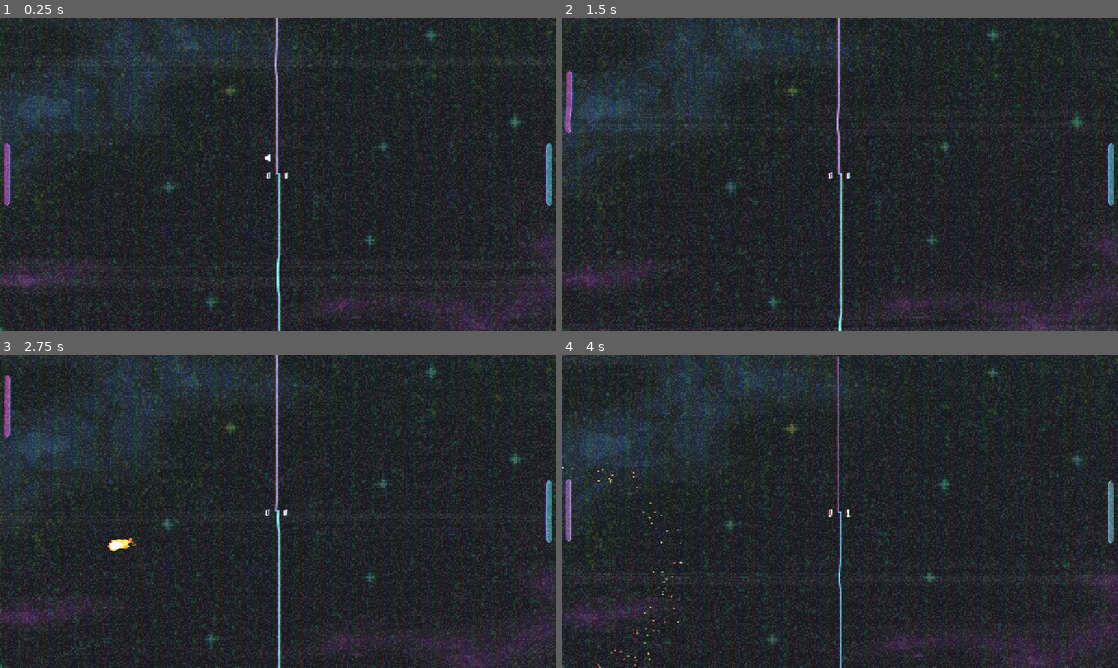
Above: before the commit, frames 1-4 (two rows, left to right).
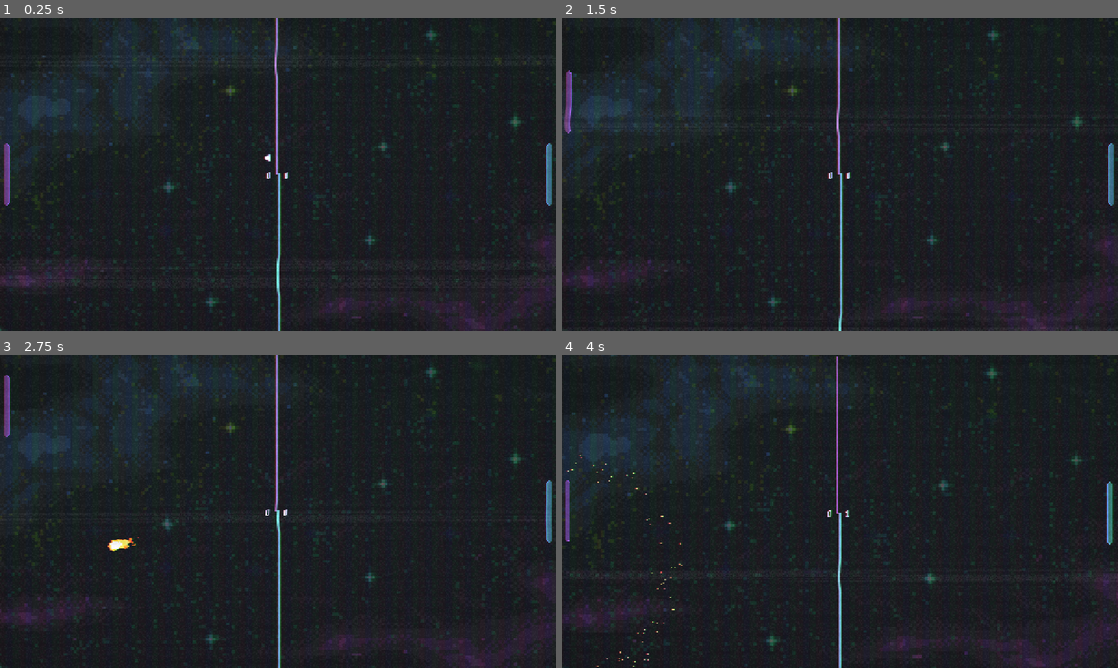
Above: after the commit, the same moments.

Repository: spookystevee/20-games-challenge
Game: Godot game, scene res://scenes/game.tscn
The game is run twice, just before and just after one commit, with the same random seed, the same clock (stepped at 60 frames per second) and the same inputs.
Inputs:
- Up to frame 1 (0.25 s): no input
- Up to frame 2 (1.5 s): hold W (P1Up) 0.53-1.28 s; hold S (P1Down) from 1.28 s (still down)
- Up to frame 3 (2.75 s): release S (P1Down) at 2.03 s; hold W (P1Up) from 2.03 s (still down)
- Up to frame 4 (4 s): release W (P1Up) at 3.53 s; hold S (P1Down) from 3.53 s (still down)

The runs differ from the first frame. In frame 1, 3.0% of the frame differs, in the area x 0-100%, y 0-100%; in frame 2, 3.0%; in frame 3, 2.9%; in frame 4, 18%.

Commit message:
feat: improvement to combo sound

Diff:
--- a/pong/scenes/paddle.tscn
+++ b/pong/scenes/paddle.tscn
@@ -3,7 +3,7 @@
 [ext_resource type="Script" uid="uid://c0yhhvf0asknq" path="res://scripts/paddle.gd" id="1_0sbc1"]
 [ext_resource type="Texture2D" uid="uid://7mhtaxel0t7x" path="res://sprites/PaddleP1.png" id="2_pacq5"]
 [ext_resource type="Script" uid="uid://cl2imbio1cgkr" path="res://scripts/player_controller.gd" id="2_y7wee"]
-[ext_resource type="AudioStream" uid="uid://clmjil5wns4yu" path="res://sounds/hit.mp3" id="3_mo4dg"]
+[ext_resource type="AudioStream" uid="uid://drocc1o8j6ty6" path="res://sounds/hitB.mp3" id="3_mo4dg"]
 
 [sub_resource type="RectangleShape2D" id="RectangleShape2D_e2o6t"]
 size = Vector2(16, 148)
@@ -23,4 +23,3 @@
 
 [node name="HitSound" type="AudioStreamPlayer2D" parent="." unique_id=944500451]
 stream = ExtResource("3_mo4dg")
-volume_db = -5.474
--- a/pong/scripts/camerashake.gd
+++ b/pong/scripts/camerashake.gd
@@ -2,6 +2,7 @@
 
 # how fast the shake stops
 @export var shake_fade := 5.0
+var curr_fade = shake_fade
 var rng = RandomNumberGenerator.new()
 var noise = FastNoiseLite.new()
 
@@ -11,16 +12,16 @@
 func _ready():
 	noise.seed = randi()
 	# higher = faster shake
-	noise.frequency = 0.5
+	noise.frequency = .5
 	%Ball.paddle_hit.connect(on_paddle_hit)
 	%Ball.ball_bounce.connect(on_bounce)
 	get_parent().P1Scored.connect(on_score)
 	get_parent().P2Scored.connect(on_score)
 
 func _process(delta):
-	if shake_strength > 0:
+	if shake_strength > 0.05:
 		# reduce shake strength over time
-		shake_strength = lerp(shake_strength, 0.0, shake_fade * delta)
+		shake_strength = lerp(shake_strength, 0.0, curr_fade * delta)
 
 		# Move the camera based on noise
 		offset = get_noise_offset(delta)
@@ -37,8 +38,11 @@
 	)
 
 func on_paddle_hit(_p: Paddle, _a: float):
-	apply_shake(5)
+	curr_fade = 8
+	apply_shake(7 + (%Ball.speed * 0.005))
 func on_score():
-	apply_shake(250)
+	curr_fade = 4
+	apply_shake(250 + (%Ball.speed * 0.005))
 func on_bounce():
-	apply_shake(7)
+	curr_fade = 8
+	apply_shake(5 + (%Ball.speed * 0.005))
--- a/pong/scripts/game.gd
+++ b/pong/scripts/game.gd
@@ -19,6 +19,8 @@
 
 @onready var serve_indicator: ServeIndicator = %ServeIndicator
 
+var total_combo := 0
+
 
 func _ready() -> void:
 	P1Scored.connect(_on_P1Scored)
@@ -26,6 +28,7 @@
 	var ball: Ball = get_tree().get_first_node_in_group("ball")
 	ball.ball_reset.connect(_on_round_reset)
 	ball.ball_serve.connect(_on_serve)
+	ball.paddle_hit.connect(_on_paddle_hit)
 
 func _on_P1Scored():
 	score_audio.stream = P1ScoreAudio
@@ -43,6 +46,7 @@
 	P2Label.text = str(score[1])
 
 func _on_round_reset(side: int) -> void:
+	total_combo = 0
 	var pos: Vector2
 	var flip: bool
 	if side == 1:
@@ -57,3 +61,6 @@
 
 func _on_serve() -> void:
 	serve_indicator.on_serve()
+
+func _on_paddle_hit(_p: Paddle, _a: float):
+	total_combo += 1
--- a/pong/scripts/paddle.gd
+++ b/pong/scripts/paddle.gd
@@ -18,11 +18,12 @@
 func _physics_process(delta: float) -> void:
 	move_and_collide(Vector2(0, direction) * SPEED * delta)
 
-func _on_ball_hit(paddle: Paddle, angle: float) -> void:
+func _on_ball_hit(paddle: Paddle, _angle: float) -> void:
 	if paddle == self:
-		hit_sound.pitch_scale = 1 + (angle * 0.008) + (currentCombo * .1)
+		hit_sound.pitch_scale += (get_parent().total_combo * .05)
 		hit_sound.play()
 		currentCombo += 1
 
 func _on_reset(_side: int) -> void:
 	currentCombo = 0
+	hit_sound.pitch_scale = 1
--- a/pong/shaders/CRT.tres
+++ b/pong/shaders/CRT.tres
@@ -16,12 +16,12 @@
 shader_parameter/roll_variation = 1.8
 shader_parameter/distort_intensity = 0.00400000019
 shader_parameter/noise_opacity = 0.04800000228
-shader_parameter/noise_speed = 5.0
-shader_parameter/static_noise_intensity = 0.1150000054625
+shader_parameter/noise_speed = 3.0
+shader_parameter/static_noise_intensity = 0.038000001805
 shader_parameter/aberration = 0.00500004773750006
 shader_parameter/brightness = 1.25
 shader_parameter/discolor = false
-shader_parameter/warp_amount = 0.0110000005225
-shader_parameter/clip_warp = false
-shader_parameter/vignette_intensity = -0.05
-shader_parameter/vignette_opacity = 0.5
+shader_parameter/warp_amount = 0.0
+shader_parameter/clip_warp = true
+shader_parameter/vignette_intensity = 0.5
+shader_parameter/vignette_opacity = 0.1310000062225
Not shown, removed: pong/sounds/hit.mp3.import
Not shown, added: pong/sounds/hitA.mp3.import
Not shown, added: pong/sounds/hitB.mp3.import
Not shown, added: pong/sounds/hitA.mp3
Not shown, added: pong/sounds/hitB.mp3
